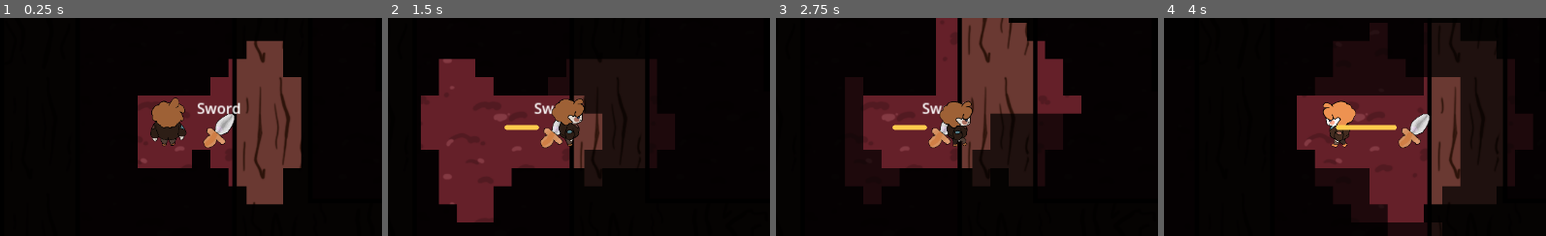
Above: before the commit, frames 1-4 (left to right).
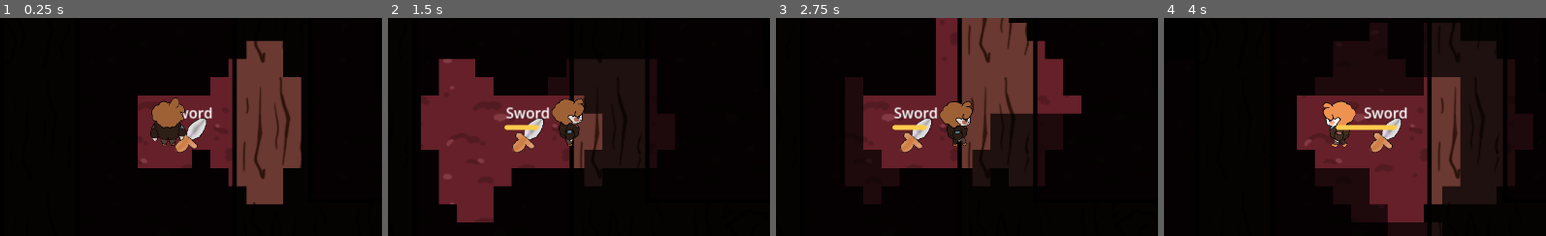
Above: after the commit, the same moments.

Repository: andye132/minos
Game: Godot game, scene res://scenes/main.tscn
Two runs of this game, one before a commit and one after it. Both use one fixed random seed, a clock stepped at 60 frames per second and the inputs below. This scene is started directly instead of the project's main scene.
Inputs (mouse positions are % of the whole screen's width and height, from its top left):
- Up to frame 1 (0.25 s): no input
- Up to frame 2 (1.5 s): tap Enter at 0.5 s; move the mouse to (72, 45) at 0.52 s; hold D (move_right) 0.53-1.25 s; tap Shift (dash) at 0.6 s; click (72, 45) at 0.67 s; drag from (30, 55) to (50, 50) at 1.27 s
- Up to frame 3 (2.75 s): tap Space at 2 s; move the mouse to (60, 28) at 2.02 s; hold D (move_right) from 2.03 s (still down); tap Shift (dash) at 2.1 s
- Up to frame 4 (4 s): release D (move_right) at 2.75 s; drag from (45, 70) to (27, 16) at 2.77 s; tap Enter at 3.5 s; move the mouse to (80, 65) at 3.52 s; hold A (move_left) from 3.53 s (still down); tap 1 (slot_1) at 3.6 s; tap Shift (dash) at 3.8 s
The pictures show only the part of the screen within x 28-78%, y 25-75%; the shares and areas given below are measured in that part.

The runs differ from the first frame. In frame 1, 1.8% of the frame differs, in the area x 45-63%, y 38-62%; in frame 2, 1.5%; in frame 3, 1.5%; in frame 4, 1.6%.

Commit message:
player + enemy able to damage
DER

Diff:
--- a/scenes/arena_test.tscn
+++ b/scenes/arena_test.tscn
@@ -1,11 +1,12 @@
-[gd_scene load_steps=7 format=3]
+[gd_scene load_steps=8 format=3 uid="uid://cum42ffr436gy"]
 
 [ext_resource type="PackedScene" uid="uid://bymew8rr8wd4o" path="res://scenes/mazetiles.tscn" id="1_maze"]
 [ext_resource type="PackedScene" uid="uid://yarntrail123" path="res://scenes/yarn_trail.tscn" id="2_yarn"]
 [ext_resource type="PackedScene" uid="uid://player123" path="res://scenes/player.tscn" id="3_player"]
 [ext_resource type="Script" uid="uid://bvv46ht6i2jij" path="res://scenes/puppeter.gd" id="4_puppeter"]
 [ext_resource type="Script" uid="uid://b2jj0defo5fb" path="res://scenes/spawn_enemy.gd" id="5_spawn"]
-[ext_resource type="Script" path="res://scripts/arena_controller.gd" id="6_arena"]
+[ext_resource type="Script" uid="uid://biy2nj0sgkp8f" path="res://scripts/arena_controller.gd" id="6_arena"]
+[ext_resource type="PackedScene" uid="uid://worlditem123" path="res://scenes/world_item.tscn" id="7_3e2sx"]
 
 [node name="ArenaTest" type="Node2D"]
 script = ExtResource("6_arena")
@@ -59,3 +60,22 @@
 WASD - Move player
 Drag 'Spawn Troop' button to spawn enemies
 Right-click - Set enemy target"
+
+[node name="Items" type="Node2D" parent="."]
+
+[node name="YarnPickup1" parent="Items" instance=ExtResource("7_3e2sx")]
+position = Vector2(200, 150)
+item_type = 0
+yarn_amount = 1000.0
+
+[node name="YarnPickup2" parent="Items" instance=ExtResource("7_3e2sx")]
+position = Vector2(600, 450)
+item_type = 0
+yarn_amount = 500.0
+
+[node name="Sword1" parent="Items" instance=ExtResource("7_3e2sx")]
+position = Vector2(330, 305)
+
+[node name="Torch1" parent="Items" instance=ExtResource("7_3e2sx")]
+position = Vector2(150, 450)
+item_type = 2
--- a/scenes/enemy.gd
+++ b/scenes/enemy.gd
@@ -1,9 +1,10 @@
 extends CharacterBody2D
+class_name Enemy
 
 @export var speed := 120.0
 @export var roam_radius := 150.0  # how far roaming can go
 @export var pause_time := 1.0
-@export var stuck_time := 5.0
+@export var stuck_time := 10
 @export var stuck_threshold := 2.0
 @export var vision_radius := 200.0  # how far this minion can see (for fog of war)
 
@@ -26,6 +27,8 @@
 var player_last_seen: Vector2 = Vector2.ZERO
 var chasing_player := false
 var investigating_last_seen := false
+
+@export var overlap_distance := 50
 
 var current_scene
 @export var navigation_region_path: NodePath
@@ -95,11 +98,14 @@
 
 					print (collision)
 					if collision:
-						# Hit something → post-pause immediately
-						_resolve_player_overlap()
 						dash_state = "post_pause"
 						dash_timer = dash_prep_time
 						velocity = Vector2.ZERO
+						if collision.get_collider() is Player:
+							_resolve_player_overlap()
+							collision.get_collider().take_damage(20)
+							if(collision.get_collider().get_hp() <= 0):
+								players.erase(collision.get_collider())
 				return
 			"post_pause":
 				dash_timer -= delta
@@ -116,6 +122,7 @@
 		agent.target_position = current_target_player.global_position
 		velocity = (agent.target_position - global_position).normalized() * chase_speed
 		move_and_slide()
+		_resolve_enemy_overlap()
 		return
 	elif investigating_last_seen:
 		# Go to last seen position
@@ -128,6 +135,7 @@
 			var next_pos = agent.get_next_path_position()
 			velocity = (next_pos - global_position).normalized() * speed
 			move_and_slide()
+			_resolve_enemy_overlap()
 		return
 
 	# Pause timer for roaming
@@ -135,6 +143,7 @@
 		wait_timer -= delta
 		velocity = Vector2.ZERO
 		move_and_slide()
+		_resolve_enemy_overlap()
 		return
 
 	# Stuck detection (only after first target)
@@ -142,6 +151,7 @@
 		if global_position.distance_to(last_position) < stuck_threshold:
 			stuck_timer += delta
 			if stuck_timer >= stuck_time:
+				print("giving up")
 				roaming = true
 				_pick_new_roam_target()
 				stuck_timer = 0.0
@@ -169,6 +179,7 @@
 	var dir = (next_pos - global_position).normalized()
 	velocity = dir * speed
 	move_and_slide()
+	_resolve_enemy_overlap()
 
 # Assign first target
 func set_target(pos: Vector2):
@@ -237,21 +248,37 @@
 	for p in players:
 		var overlap = global_position - p.global_position
 		var distance = overlap.length()
-		var min_distance = 50  # adjust based on your enemy+player size
+		var min_distance = overlap_distance  # adjust based on your enemy+player size
 		if distance < min_distance and distance > 0:
 			var push_dir = overlap.normalized()
 			# Smoothly interpolate away from player
 			global_position = global_position.lerp(global_position + push_dir * (min_distance - distance), 0.5)
 
-func take_damage(amount: int):
+func _resolve_enemy_overlap():
+	for e in get_parent().get_children():
+		if e == self or not e is CharacterBody2D:
+			continue
+		var overlap = global_position - e.global_position
+		var distance = overlap.length()
+		var min_distance = overlap_distance  # adjust based on enemy size
+		if distance < min_distance and distance > 0:
+			var push_dir = overlap.normalized()
+			# Smoothly move away from other enemies
+			global_position = global_position.lerp(global_position + push_dir * (min_distance - distance), 0.2)
+
+
+func take_damage(amount: int) -> void:
 	health -= amount
 	health = max(health, 0)
 
-	if health_bar:
-		health_bar.value = health
+	# Visual feedback
+	modulate = Color(1.5, 0.5, 0.5, 1.0)
+	await get_tree().create_timer(0.1).timeout
+	modulate = Color(1.0, 1.0, 1.0, 1.0)
 
 	if health <= 0:
-		die()
-
-func die():
+		_die()
+
+func _die() -> void:
+	print("Enemy died!")
 	queue_free()
--- a/scenes/enemy.tscn
+++ b/scenes/enemy.tscn
@@ -12,7 +12,9 @@
 script = ExtResource("1_7p1mj")
 
 [node name="NavigationAgent2D" type="NavigationAgent2D" parent="."]
-radius = 30.0
+avoidance_enabled = true
+radius = 50.0
+avoidance_mask = 3
 
 [node name="Body" type="Polygon2D" parent="."]
 color = Color(1, 0.40272865, 0.44753087, 1)
--- a/scenes/main.tscn
+++ b/scenes/main.tscn
@@ -58,7 +58,7 @@
 yarn_amount = 500.0
 
 [node name="Sword1" parent="Items" instance=ExtResource("7_yj230")]
-position = Vector2(390, 317)
+position = Vector2(359, 322)
 
 [node name="Torch1" parent="Items" instance=ExtResource("7_yj230")]
 position = Vector2(150, 450)
--- a/scripts/player.gd
+++ b/scripts/player.gd
@@ -363,6 +363,7 @@
 	player_died.emit()
 	# For now, just print - you can add death logic later
 	print("Player died!")
+	queue_free()
 
 
 func get_hp() -> int:
--- a/scripts/sword_swing.gd
+++ b/scripts/sword_swing.gd
@@ -118,14 +118,16 @@
 		circle.radius = swing_width
 		query.shape = circle
 		query.transform = Transform2D(0, check_pos)
-		query.collision_mask = 4  # Enemy layer
+		query.collision_mask = 1  # Enemy layer
 
 		var results = space_state.intersect_shape(query, 10)
 		for result in results:
 			var collider = result.collider
 			if collider and not has_hit.has(collider.get_instance_id()):
 				has_hit[collider.get_instance_id()] = true
-				swing_hit.emit(collider, damage)
+				if collider is Enemy:
+					collider.take_damage(damage)
+					swing_hit.emit(collider, damage)
 
 
 func _draw() -> void:
